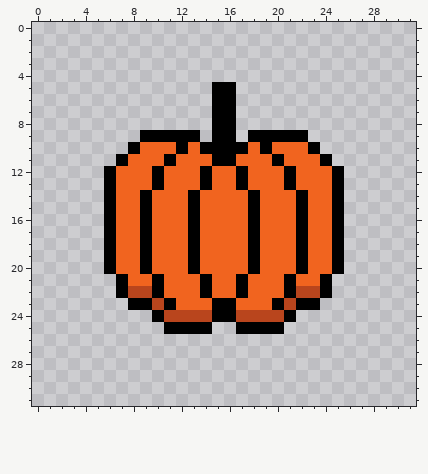
Pixel-art sprite: Assets/Sprites/Weapons/punmpkin.png. Above, as it was before the edit.
The file is 32x32 pixels. Colours within 5 levels of each other are drawn and written as one.
The result:
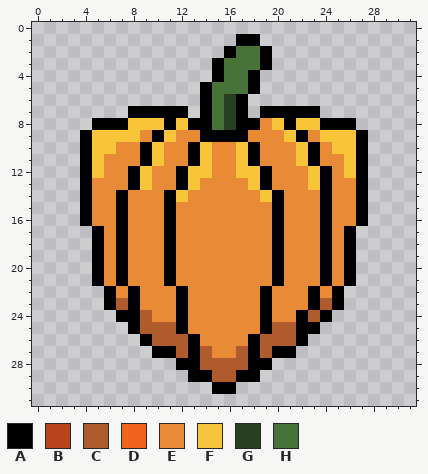
Palette (. is transparent): A #000000  B #b9451d  C #b05b2c  D #f1641f  E #e88a36  F #f8c53a  G #293f21  H #477238
Difference:
@@ x 0..31 @@
  0 ................................
- 1 ................................
- 2 ................................
- 3 ................................
- 4 ................................
- 5 ...............AA...............
- 6 ...............AA...............
- 7 ...............AA...............
- 8 ...............AA...............
- 9 .........AAAAA.AA.AAAAA.........
-10 ........ADDDADAAAADADDDA........
-11 .......ADDDADDDAADDDADDDA.......
-12 ......ADDDADDDADDADDDADDDA......
-13 ......ADDDADDDADDADDDADDDA......
-14 ......ADDADDDADDDDADDDADDA......
-15 ......ADDADDDADDDDADDDADDA......
-16 ......ADDADDDADDDDADDDADDA......
-17 ......ADDADDDADDDDADDDADDA......
-18 ......ADDADDDADDDDADDDADDA......
-19 ......ADDADDDADDDDADDDADDA......
-20 ......ADDADDDADDDDADDDADDA......
-21 .......ADDADDDADDADDDADDA.......
-22 .......ABBADDDADDADDDABBA.......
-23 ........AABADDDAADDDABAA........
-24 ..........ABBBBAABBBBA..........
-25 ...........AAAA..AAAA...........
-26 ................................
-27 ................................
-28 ................................
-29 ................................
-30 ................................
+ 1 .................AA.............
+ 2 ................AHHA............
+ 3 ...............AHHHA............
+ 4 ...............AHHA.............
+ 5 ..............AHHHA.............
+ 6 ..............AHGA..............
+ 7 ........AAAAA.AHGA.AAAAA........
+ 8 .....AAAFFFAFAAHGAAEFAFFAAA.....
+ 9 ....AFFFFEAFEEAAAAEEEFAEFFFA....
+10 ....AFFEEAFEEAFEEFAEEEFAEFFA....
+11 ....AFEEEAFEEAFEEFAEEEFAEEFA....
+12 ....AFEEAFEEAFFEEFFAEEEFAEFA....
+13 ....AEEEAFEEAFEEEEFAEEEFAEEA....
+14 ....AEEAEEEAFEEEEEEFAEEEAEEA....
+15 ....AEEAEEEAEEEEEEEEAEEEAEEA....
+16 ....AEEAEEEAEEEEEEEEAEEEAEEA....
+17 .....AEAEEEAEEEEEEEEAEEEAEA.....
+18 .....AEAEEEAEEEEEEEEAEEEAEA.....
+19 .....AEAEEEAEEEEEEEEAEEEAEA.....
+20 .....AEAEEEAEEEEEEEEAEEEAEA.....
+21 .....AEAEEEAEEEEEEEEAEEEAEA.....
+22 ......AEAEEEAEEEEEEAEEEAEA......
+23 ......ACAEEEAEEEEEEAEEEACA......
+24 .......AACEEAEEEEEEAEEACA.......
+25 ........ACCCAEEEEEEACCAA........
+26 .........ACCCAEEEEACCCA.........
+27 ..........AACACEECACAA..........
+28 ............AACCCCAA............
+29 .............AACCAA.............
+30 ...............AA...............
 31 ................................
